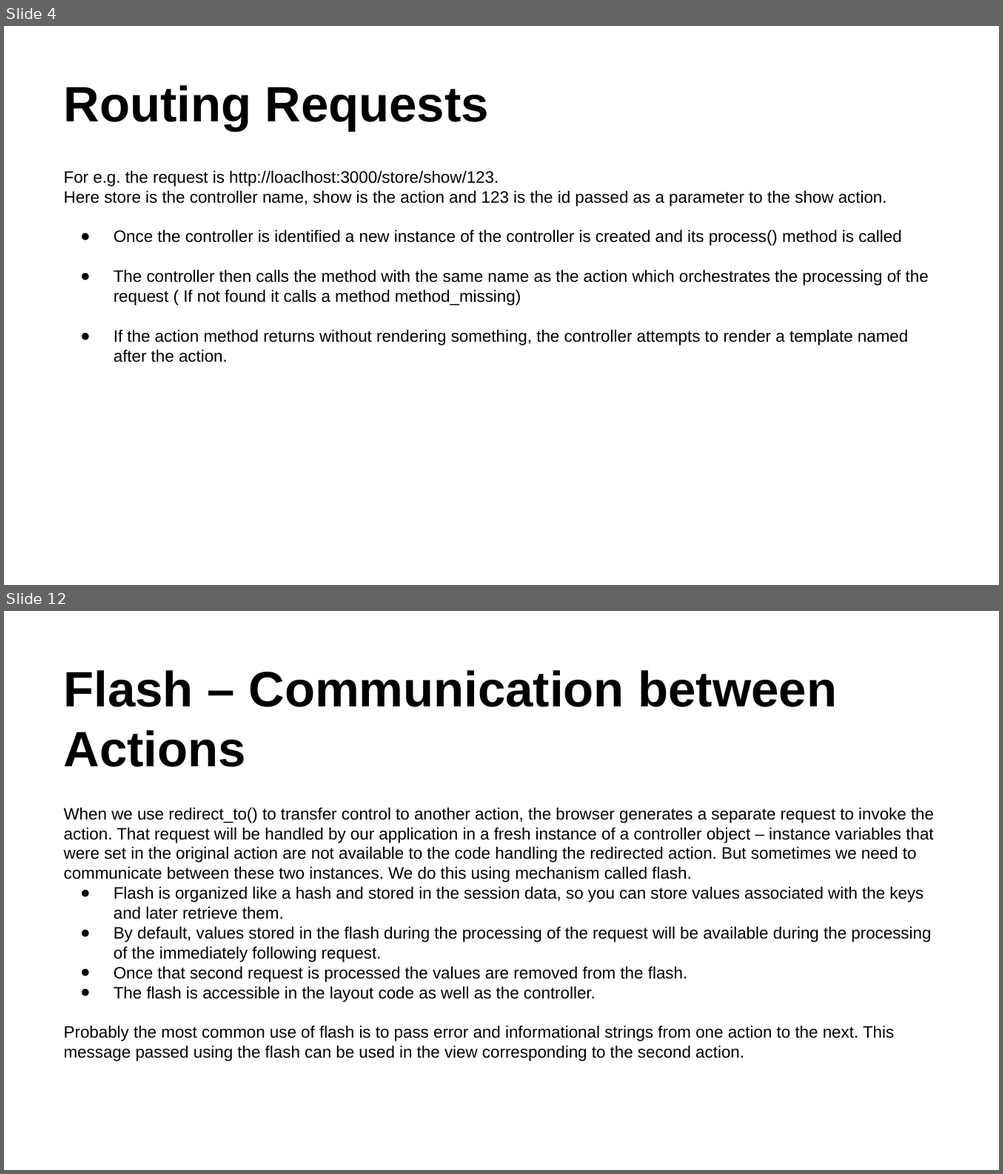
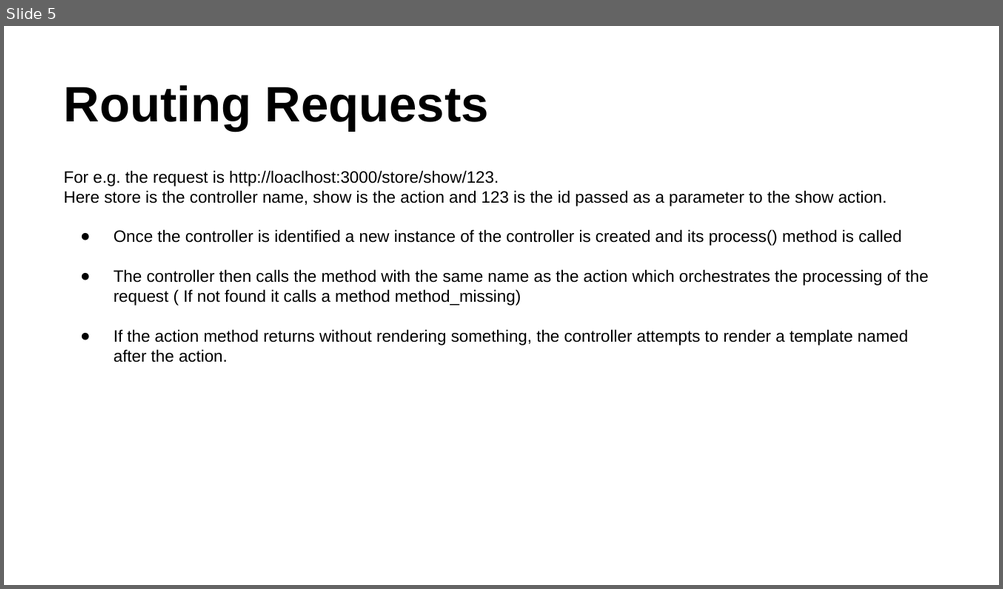
Before and after one commit to rubypool/rails-training-material, a slide deck: Ruby_On_Rails_Deck-Controller.pptx. Shown one above the other, each under a label of ours: slides 4 and 12 before the commit, slide 5 after it; the slides between them are not shown. The pictures are 1003x1174 and 1003x589 pixels, drawn with LibreOffice and Linux fonts; fonts in the diff are those of the drawing. Boxes give left, top, right and bottom in pixels: in the first picture for what was removed or moved away, otherwise in the second. Text is boxed around its words. In the diff, an @@ line names an element or a change of style, - is before the commit and + after.

Commit message:
Renamed the controller deck

```diff
--- a/Ruby_On_Rails_Deck-Controller.pptx
+++ b/Ruby_On_Rails_Deck-Controller.pptx
@@ slide 12 removed at (4,611,999,1170), background #FFFFFF @@
@@ title removed at (64,670,836,767) @@
-Flash – Communication between Actions
@@ text removed at (64,807,933,1062) @@
-When we use redirect_to() to transfer control to another action, the browser generates a separate request to invoke the action. That request will be handled by our application in a fresh instance of a controller object – instance variables that were set in the original action are not available to the code handling the redirected action. But sometimes we need to communicate between these two instances. We do this using mechanism called flash.
-● Flash is organized like a hash and stored in the session data, so you can store values associated with the keys and later retrieve them.
-● By default, values stored in the flash during the processing of the request will be available during the processing of the immediately following request.
-● Once that second request is processed the values are removed from the flash.
-● The flash is accessible in the layout code as well as the controller.
-Probably the most common use of flash is to pass error and informational strings from one action to the next. This message passed using the flash can be used in the view corresponding to the second action.
@@ what was slide 4 is now slide 5 @@
```
Also in this commit, not shown: 4 slides changed, 20 slides added, 9 other slides removed, 1 other file.
